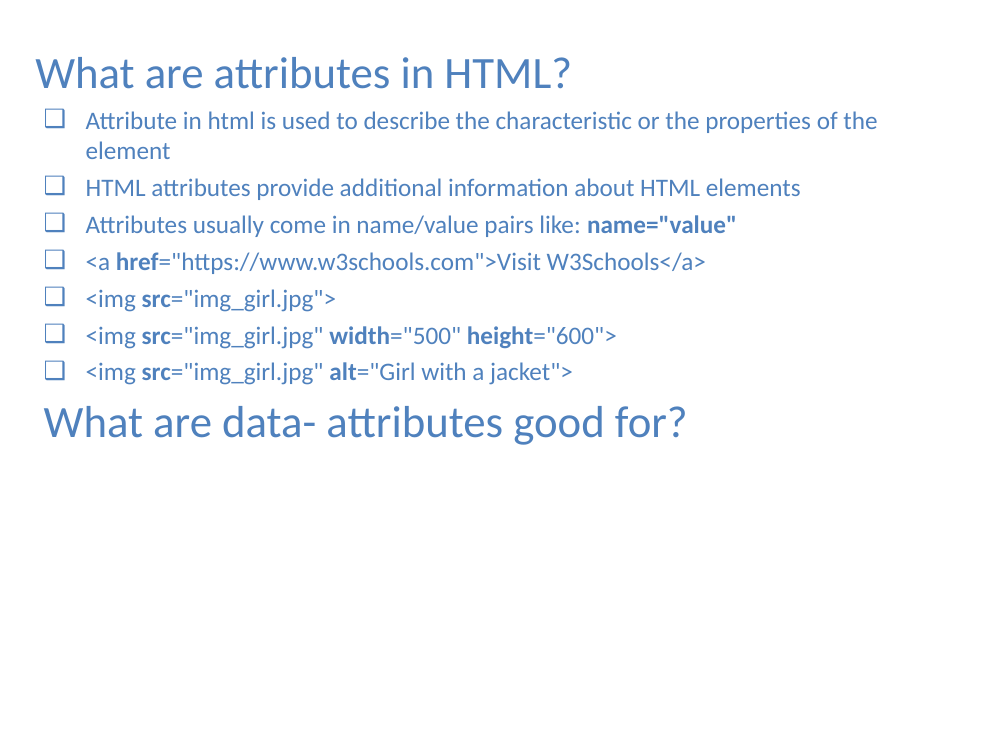
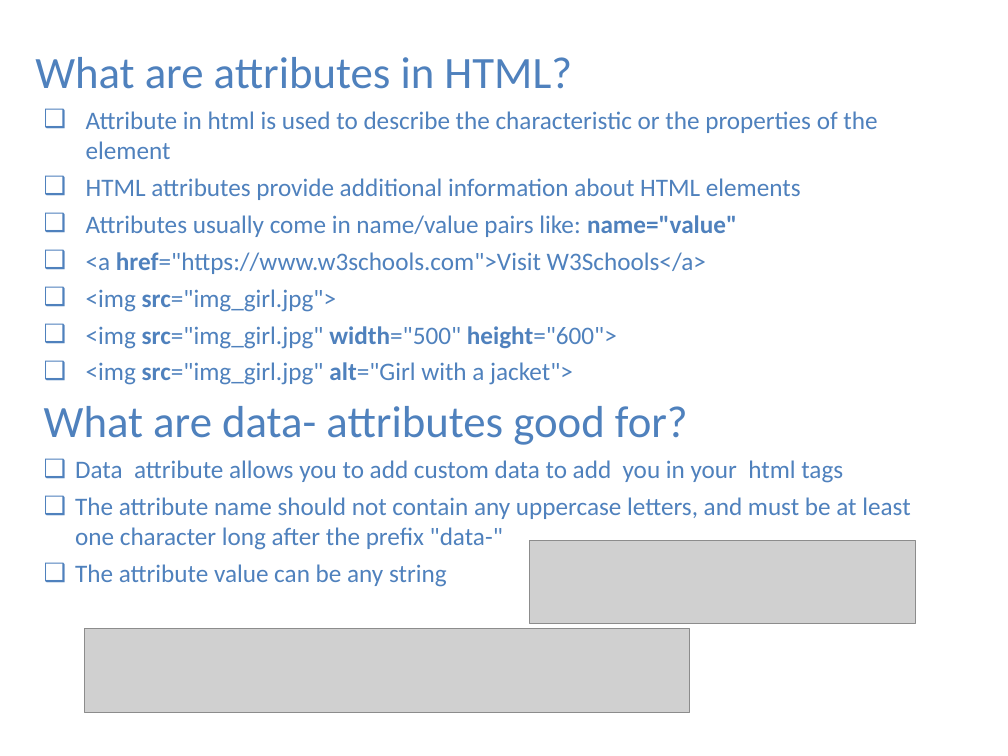
Before and after one commit to vivmehra/interview-questions, a slide deck: slide 10 of html/HTML_Questions.pptx. Drawn at 1008x756 pixels with LibreOffice and Linux fonts; fonts in the diff are those of the drawing; grey boxes stand for pictures. Boxes give left, top, right and bottom in pixels: in the first picture for what was removed or moved away, otherwise in the second. Text is boxed around its words. In the diff, an @@ line names an element or a change of style, - is before the commit and + after.

Commit message:
added 2 questions in html

```diff
--- a/html/HTML_Questions.pptx
+++ b/html/HTML_Questions.pptx
@@ text at bbox=[75, 460, 910, 587]: paragraphs added @@
+❑ Data attribute allows you to add custom data to add you in your html tags
+❑ The attribute name should not contain any uppercase letters, and must be at least one character long after the prefix "data-"
+❑ The attribute value can be any string
@@ picture added at bbox=[530, 540, 915, 624] @@
@@ picture added at bbox=[85, 629, 689, 713] @@
```
Also in this commit, not shown: 1 other slide changed, 1 slide added, 1 other file.
